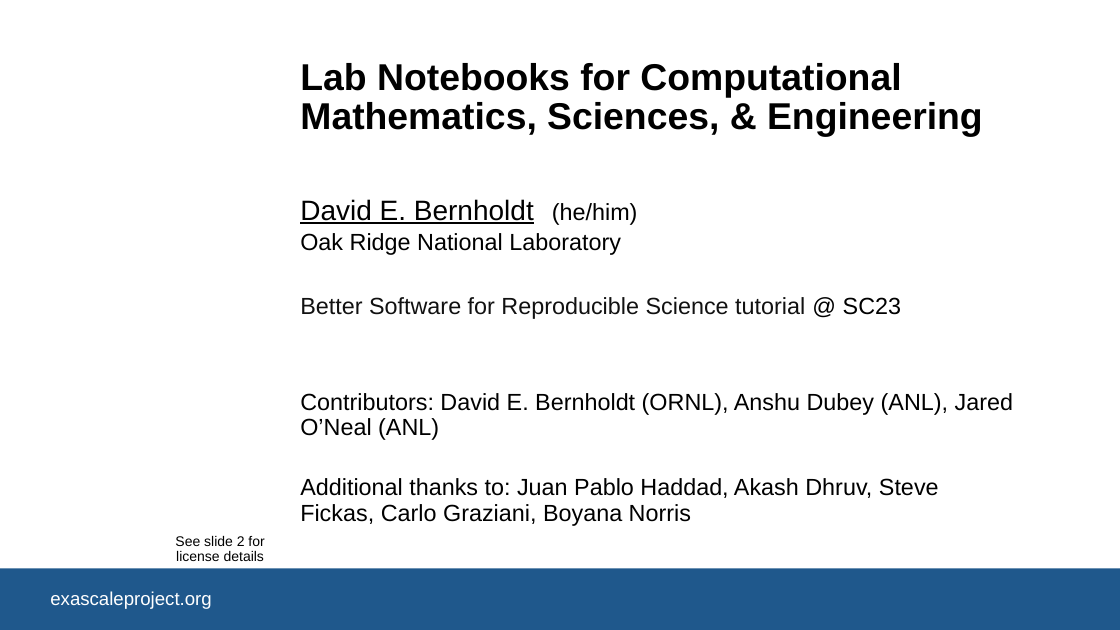
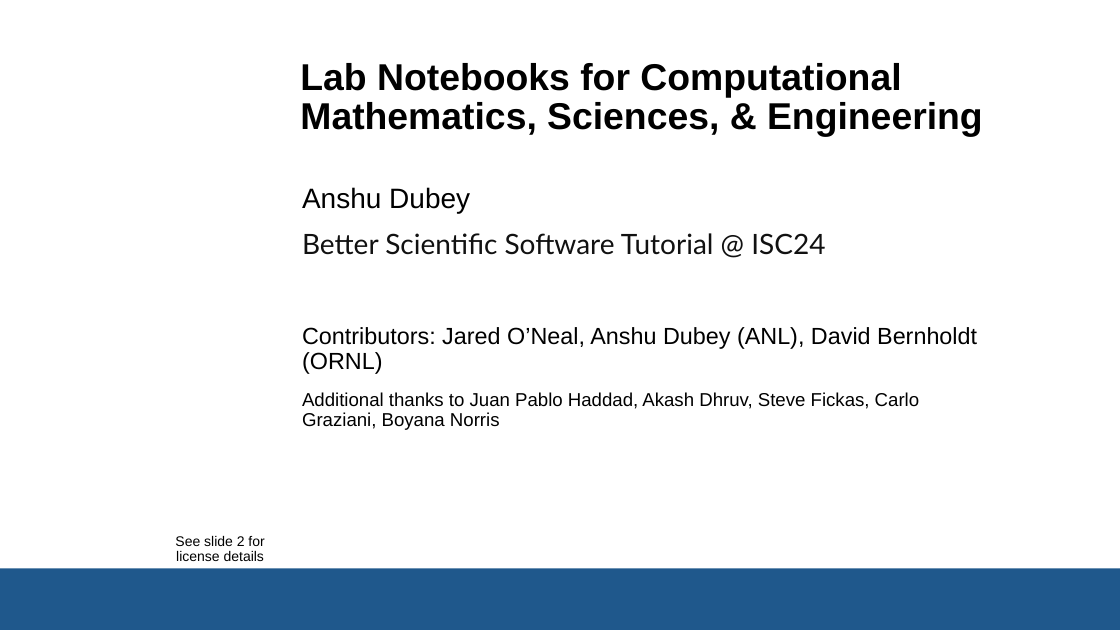
Before and after one commit to bssw-tutorial/presentations, a slide deck: slide 1 of lab-notebooks.pptx. Drawn at 1120x630 pixels with LibreOffice and Linux fonts; fonts in the diff are those of the drawing; background and template pictures are left out. Boxes give left, top, right and bottom in pixels: in the first picture for what was removed or moved away, otherwise in the second. Text is boxed around its words. In the diff, an @@ line names an element or a change of style, - is before the commit and + after.

```diff
--- a/lab-notebooks.pptx
+++ b/lab-notebooks.pptx
@@ text removed at (x1=300, y1=199, x2=534, y2=224) @@
-David E. Bernholdt
@@ subtitle added at (x1=302, y1=187, x2=977, y2=430), 16 pt, text #000000 @@
+Anshu Dubey
+Better Scientific Software Tutorial @ ISC24
+Contributors: Jared O’Neal, Anshu Dubey (ANL), David Bernholdt (ORNL)
+Additional thanks to Juan Pablo Haddad, Akash Dhruv, Steve Fickas, Carlo Graziani, Boyana Norris
@@ text removed at (x1=552, y1=203, x2=638, y2=225) @@
-(he/him)
@@ text removed at (x1=300, y1=233, x2=621, y2=255) @@
-Oak Ridge National Laboratory
@@ text removed at (x1=300, y1=297, x2=901, y2=319) @@
-Better Software for Reproducible Science tutorial @ SC23
@@ text removed at (x1=300, y1=393, x2=1013, y2=440) @@
-Contributors: David E. Bernholdt (ORNL), Anshu Dubey (ANL), Jared O’Neal (ANL)
@@ text removed at (x1=300, y1=478, x2=939, y2=526) @@
-Additional thanks to: Juan Pablo Haddad, Akash Dhruv, Steve Fickas, Carlo Graziani, Boyana Norris
@@ text in rectangle at (x1=50, y1=591, x2=211, y2=609): text removed @@
-exascaleproject.org
```
Also in this commit, not shown: 1 other slide changed, 3 other files.
